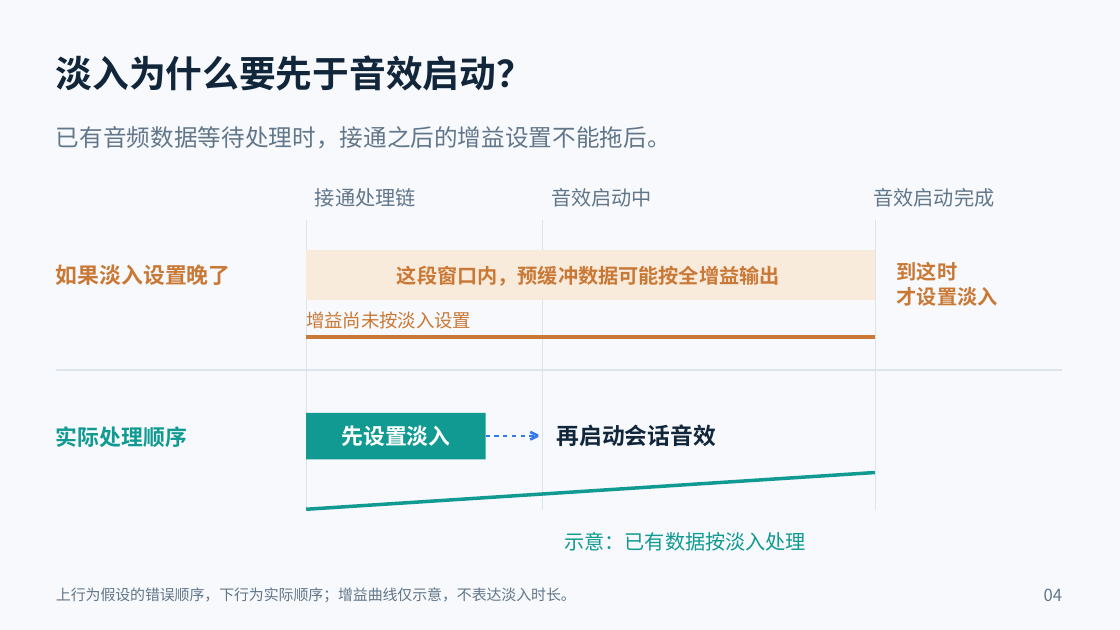
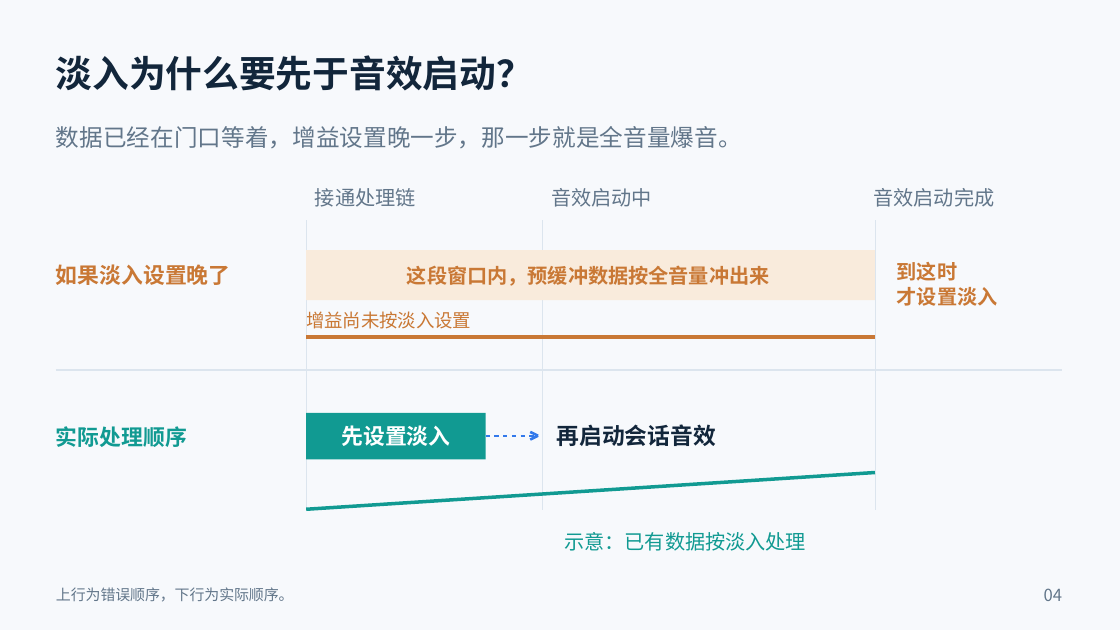
Before and after one commit to c8x1/preeaudio_share, a slide deck: slide 4 of audio_scenario/一首歌三个操作_场景演示稿.pptx. Drawn at 1120x630 pixels with LibreOffice and Linux fonts; fonts in the diff are those of the drawing. Boxes give left, top, right and bottom in pixels: in the first picture for what was removed or moved away, otherwise in the second. Text is boxed around its words. In the diff, an @@ line names an element or a change of style, - is before the commit and + after.

```diff
--- a/audio_scenario/一首歌三个操作_场景演示稿.pptx
+++ b/audio_scenario/一首歌三个操作_场景演示稿.pptx
@@ text at bbox=[56, 126, 742, 148]: text changed @@
-已有音频数据等待处理时，接通之后的增益设置不能拖后。
+数据已经在门口等着，增益设置晚一步，那一步就是全音量爆音。
@@ text at bbox=[407, 265, 770, 286]: text changed @@
-这段窗口内，预缓冲数据可能按全增益输出
+这段窗口内，预缓冲数据按全音量冲出来
@@ text at bbox=[56, 587, 294, 602]: text changed @@
-上行为假设的错误顺序，下行为实际顺序；增益曲线仅示意，不表达淡入时长。
+上行为错误顺序，下行为实际顺序。
```
Also in this commit, not shown: 5 other slides changed, 24 other files.
